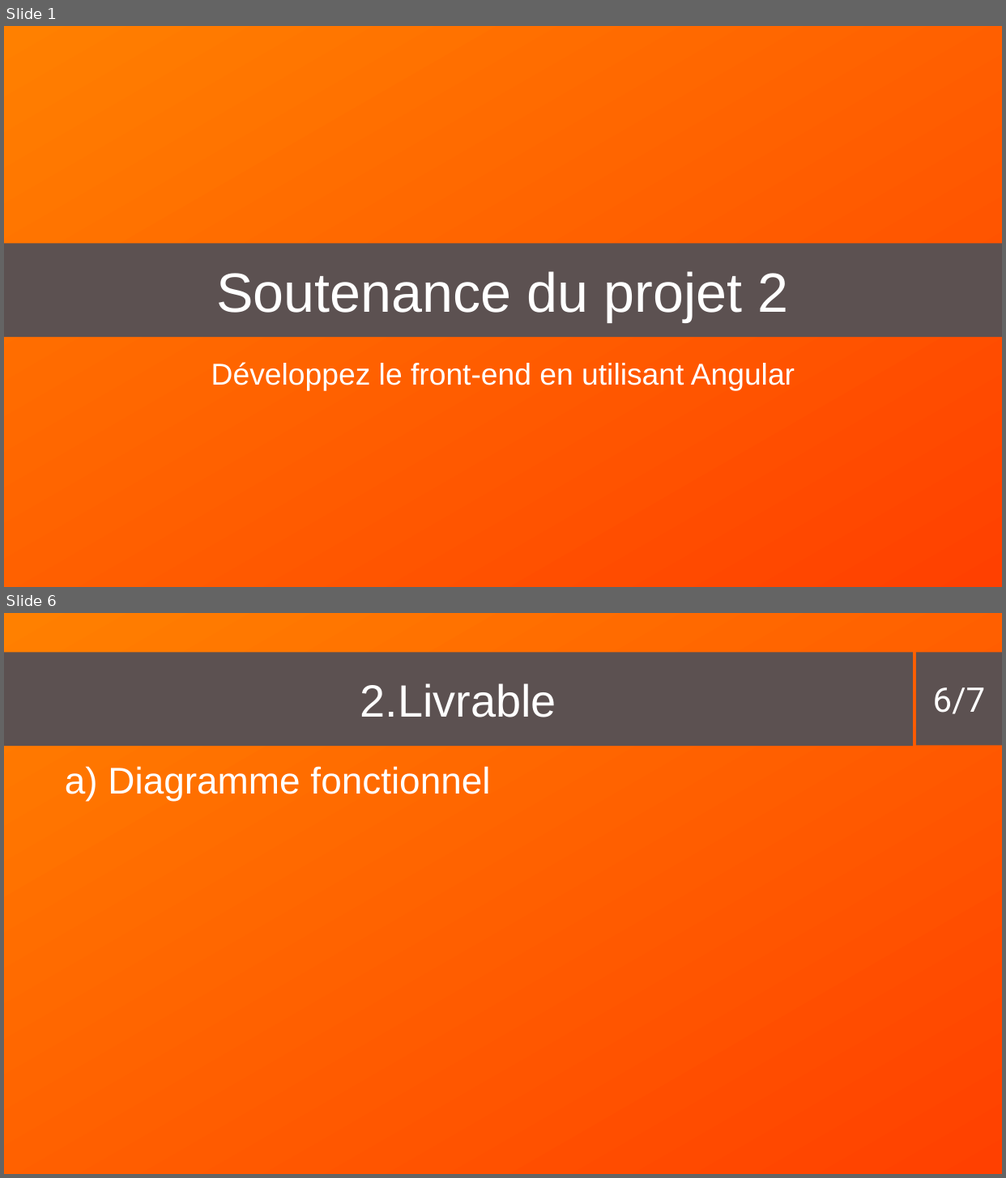
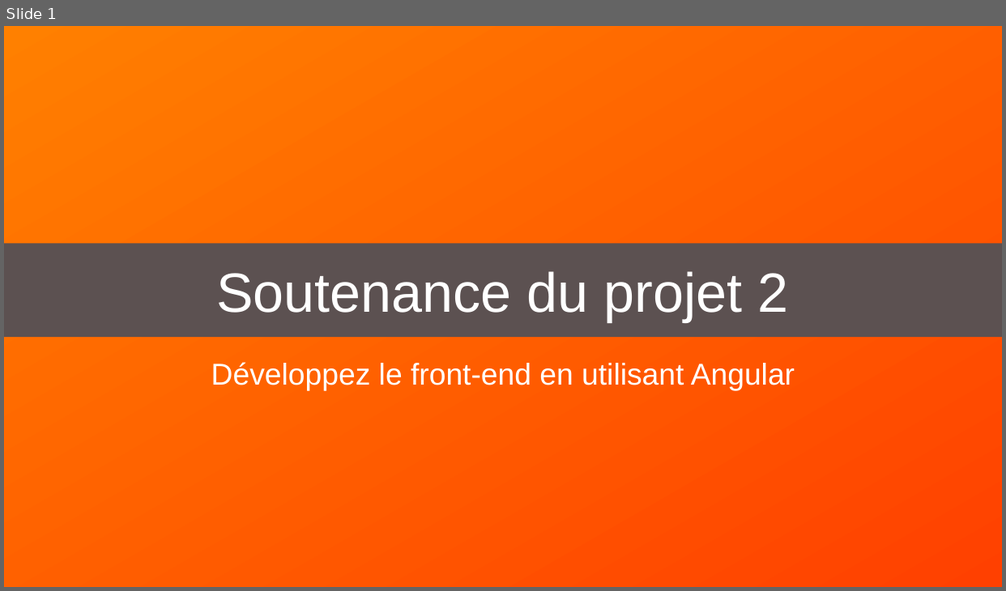
Before and after one commit to ZaeRon007/FormationFullStack, a slide deck: documents/presentation/presentation2.odp. Shown one above the other, each under a label of ours: slides 1 and 6 before the commit, slide 1 after it; the slides between them are not shown. The pictures are 1006x1178 and 1006x591 pixels, drawn with LibreOffice and Linux fonts; fonts in the diff are those of the drawing. Boxes give left, top, right and bottom in pixels: in the first picture for what was removed or moved away, otherwise in the second. Text is boxed around its words. In the diff, an @@ line names an element or a change of style, - is before the commit and + after.

```diff
--- a/documents/presentation/presentation2.odp
+++ b/documents/presentation/presentation2.odp
@@ slide 6 removed at <box>4,613,1002,1174</box>, background gradient #FF8000 to #FF4000 @@
@@ title removed at <box>4,652,913,746</box> @@
-2. Livrable
@@ rectangle removed at <box>917,652,1002,745</box> @@
-6/7
@@ text removed at <box>108,766,490,801</box> @@
-a) Diagramme fonctionnel
```
Also in this commit, not shown: 5 slides changed, 1 slide added.
